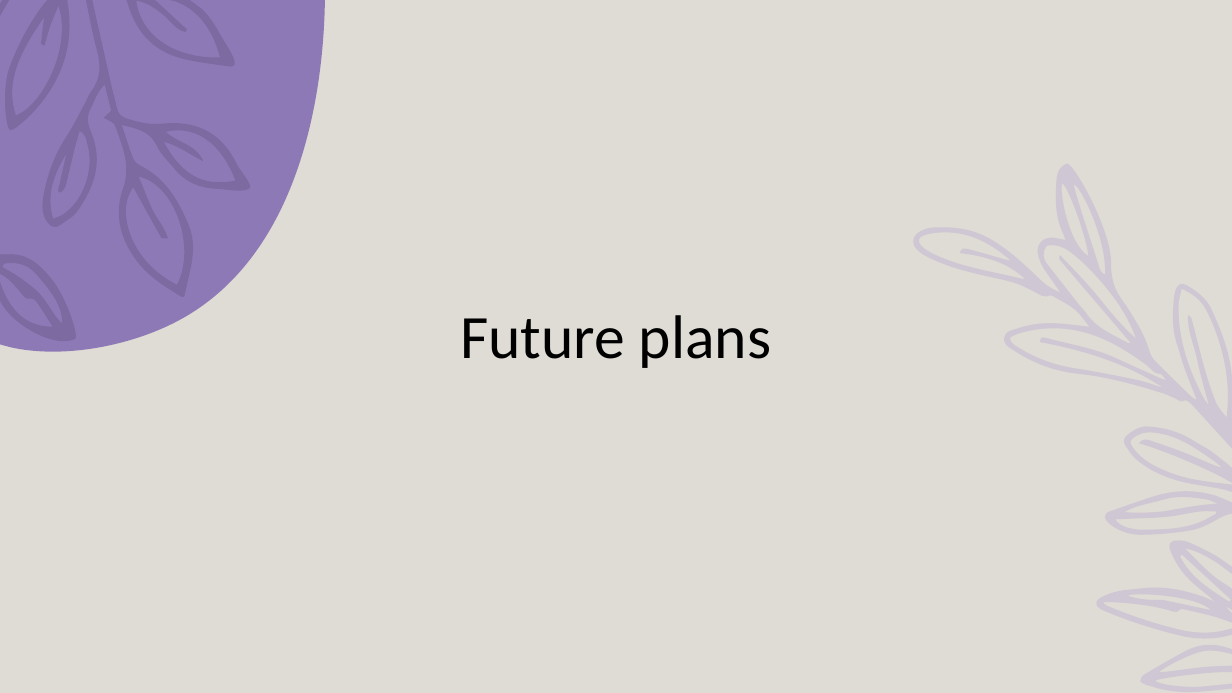
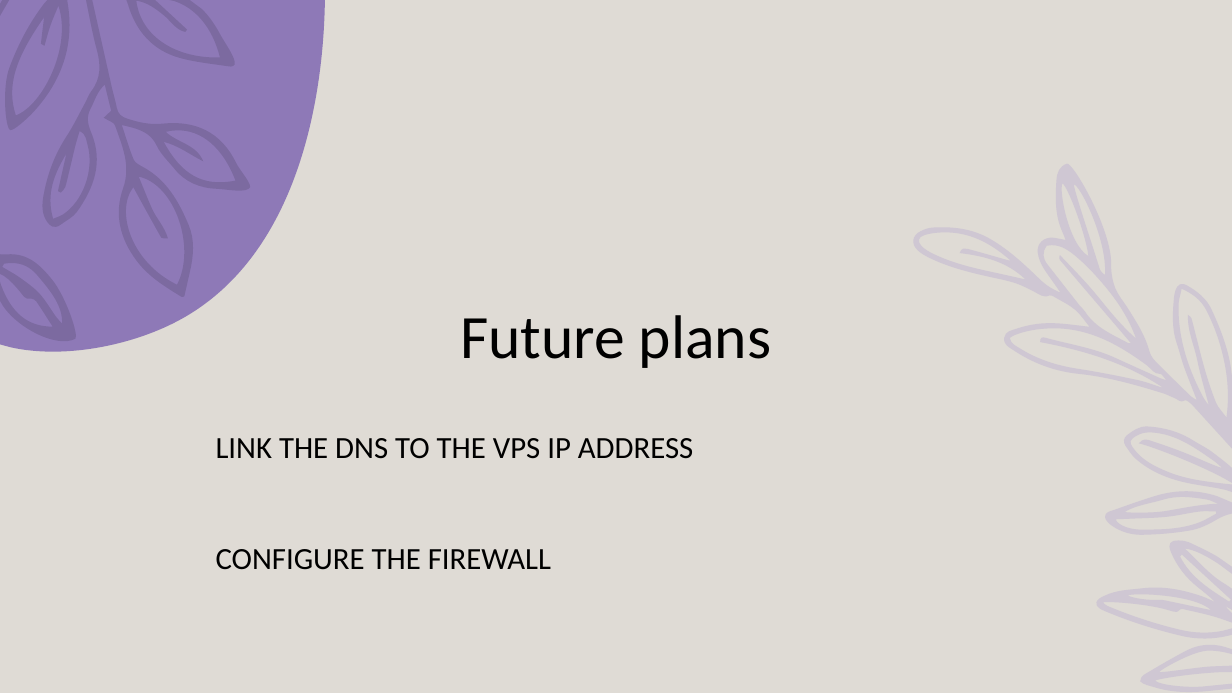
Before and after one commit to seli-hom/Unix-Final, a slide deck: slide 14 of Unix Presentation.pptx (slide 15 before the commit). Drawn at 1232x693 pixels with LibreOffice and Linux fonts; fonts in the diff are those of the drawing; background and template pictures are left out. Boxes give left, top, right and bottom in pixels: in the first picture for what was removed or moved away, otherwise in the second. Text is boxed around its words. In the diff, an @@ line names an element or a change of style, - is before the commit and + after.

```diff
--- a/Unix Presentation.pptx
+++ b/Unix Presentation.pptx
@@ text added at (216,438,693,570), 24 pt, text #000000 @@
+LINK THE DNS TO THE VPS IP ADDRESS
+CONFIGURE THE FIREWALL
```
Also in this commit, not shown: 2 other slides changed, 3 slides added, 8 slides removed.
